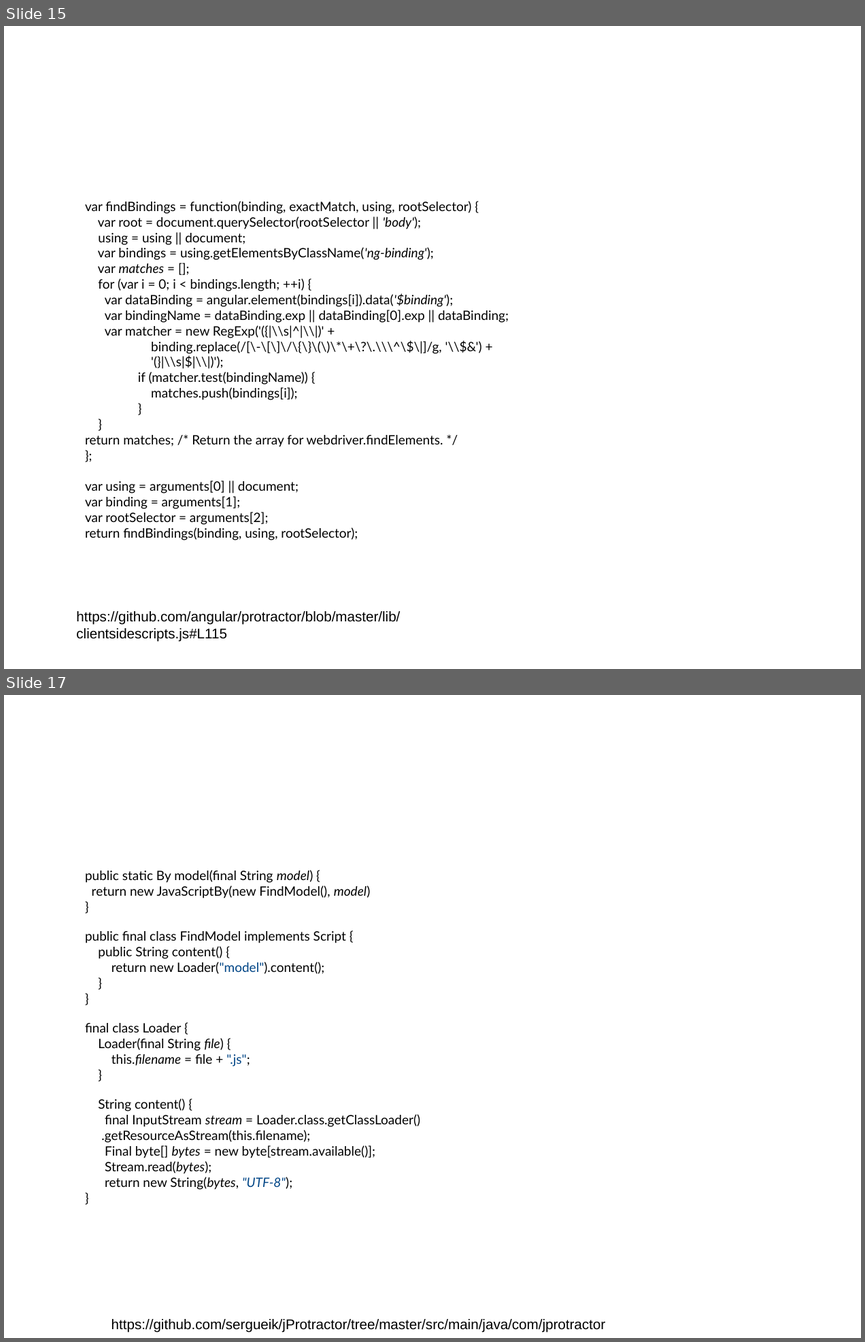
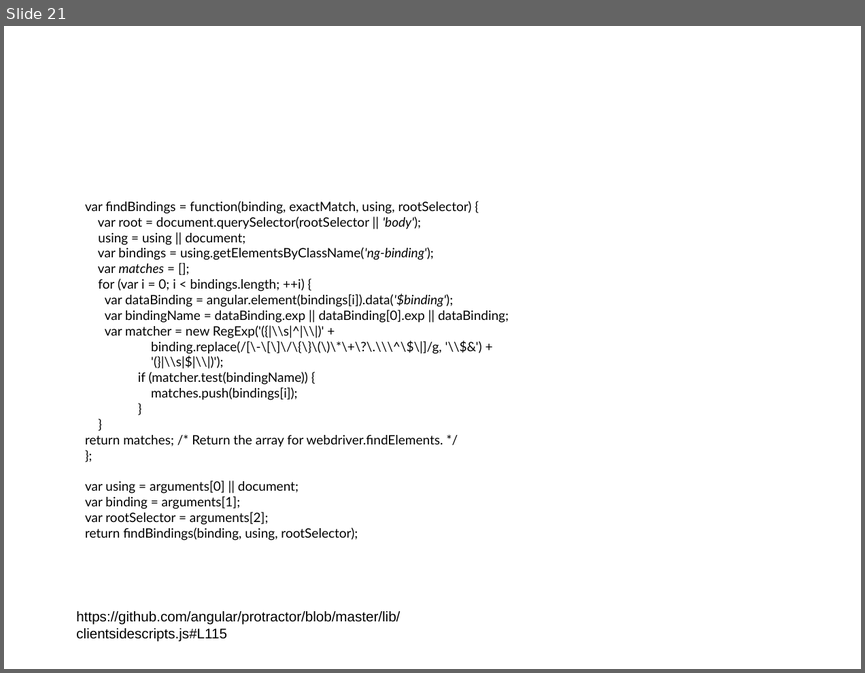
Before and after one commit to sergueik/selenium_java, a slide deck: protractor/jProtractor.odp. Shown one above the other, each under a label of ours: slides 15 and 17 before the commit, slide 21 after it; the slides between them are not shown. The pictures are 865x1342 and 865x673 pixels, drawn with LibreOffice and Linux fonts; fonts in the diff are those of the drawing; background and template pictures are left out. Boxes give left, top, right and bottom in pixels: in the first picture for what was removed or moved away, otherwise in the second. Text is boxed around its words. In the diff, an @@ line names an element or a change of style, - is before the commit and + after.

```diff
--- a/protractor/jProtractor.odp
+++ b/protractor/jProtractor.odp
@@ slide 17 removed at (4,695,861,1338), background #FFFFFF @@
@@ title removed at (47,721,707,828) @@
-Java Plumbing , contd.
@@ text removed at (85,870,420,1189) @@
-public static By model(final String model) {
-return new JavaScriptBy(new FindModel(), model)
-}
-public final class FindModel implements Script {
-public String content() {
-return new Loader("model").content();
-}
-}
-final class Loader {
-Loader(final String file) {
-this.filename = file + ".js";
-}
-String content() {
-final InputStream stream = Loader.class.getClassLoader()
-.getResourceAsStream(this.filename);
-Final byte[] bytes = new byte[stream.available()];
-Stream.read(bytes);
-return new String(bytes, "UTF-8");
-}
@@ text removed at (111,1319,606,1332) @@
-https://github.com/sergueik/jProtractor/tree/master/src/main/java/com/jprotractor
@@ what was slide 15 is now slide 21 @@
```
Also in this commit, not shown: 3 slides changed, 7 slides added, 2 other slides removed, 1 other file.
